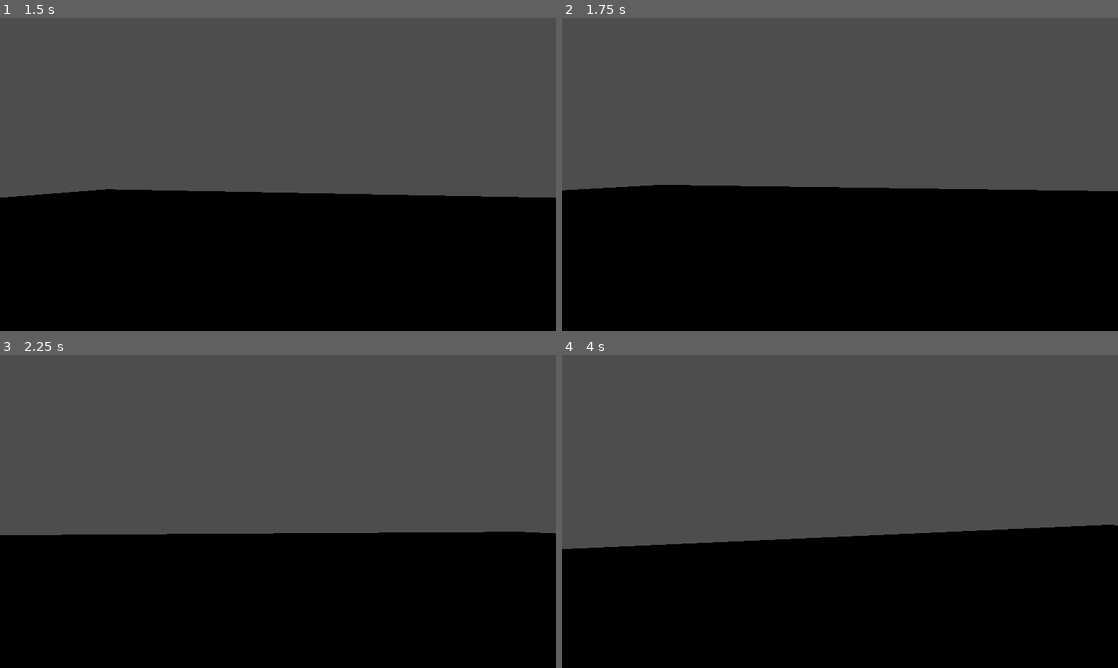
Above: before the commit, frames 1-4 (two rows, left to right).
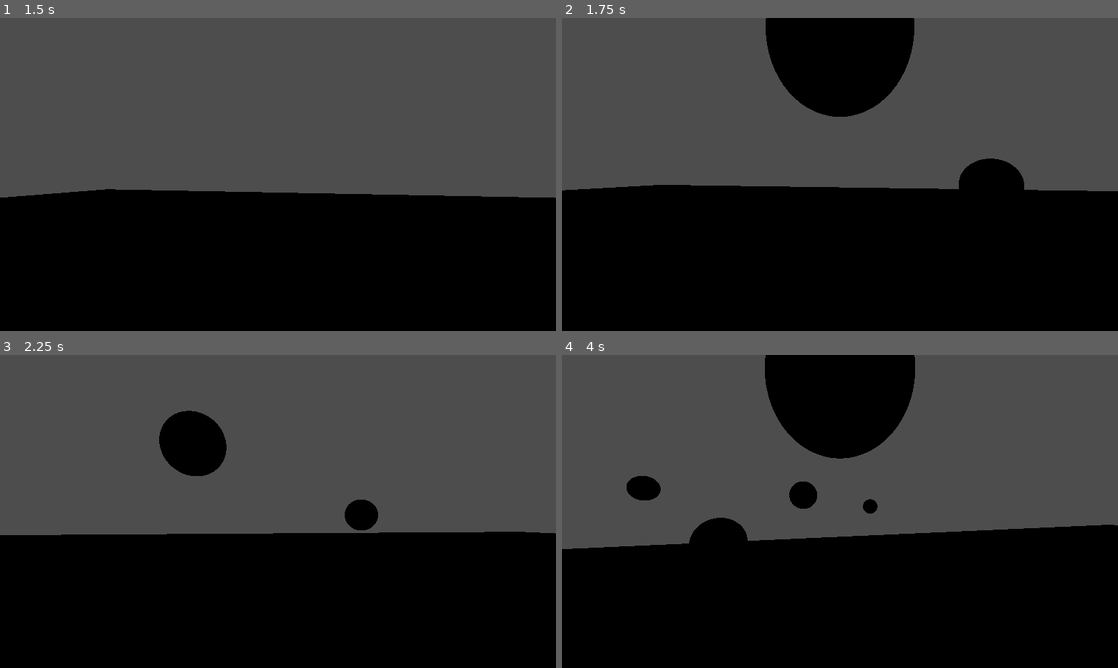
Above: after the commit, the same moments.

Repository: zetcipher/minijam_113_fusion
Game: Godot game, scene res://scenes/testmap.tscn
Two runs of this game, one before a commit and one after it. Both use one fixed random seed, a clock stepped at 60 frames per second and the inputs below.
Inputs (mouse positions are in pixels of both pictures, inside the frame that each line leads up to):
- Up to frame 1 (1.5 s): move the mouse to (305, 174) at 0.52 s; hold W (move_forward) from 0.53 s (still down); click (305, 174) at 0.6 s; tap Space (jump) at 0.77 s; move the mouse to (250, 174) at 1.27 s; click (250, 174) at 1.35 s
- Up to frame 2 (1.75 s): keep holding W (move_forward); tap Space (jump) at 1.52 s
- Up to frame 3 (2.25 s): keep holding W (move_forward); move the mouse to (289, 505) at 2.02 s; click (289, 505) at 2.1 s
- Up to frame 4 (4 s): keep holding W (move_forward); move the mouse to (834, 517) at 2.77 s; click (834, 517) at 2.85 s; tap Space (jump) at 3.02, 3.77 s; move the mouse to (878, 514) at 3.52 s; click (878, 514) at 3.6 s

Frame 1 is identical in both runs. In frame 2, 7.7% of the frame differs, in the area x 36-84%, y 0-55%; in frame 3, 2.4%; in frame 4, 8.7%, in the area x 11-64%, y 0-61%.

Commit message:
player can shoot basic projectiles

Diff:
--- /dev/null
+++ b/objects/basic_shot.gd
@@ -0,0 +1,28 @@
+extends Area3D
+
+var target_pos := Vector3.ZERO
+var speed := 10.0
+var acceleration := 0.0
+var grav_mult := 0.0
+var y_vel := 0.0
+var dir := Vector3.ZERO
+var time := 0.0
+
+# Called when the node enters the scene tree for the first time.
+func _ready():
+	dir = target_pos - position
+	dir = dir.normalized()
+
+
+# Called every frame. 'delta' is the elapsed time since the previous frame.
+func _physics_process(delta):
+	position += dir * speed * delta
+	y_vel -= gravity * grav_mult * delta
+	position.y += y_vel * delta
+
+	speed += acceleration * delta
+
+	if time > 10.0:
+		self.queue_free()
+	else:
+		time += delta
--- /dev/null
+++ b/objects/basic_shot.tscn
@@ -0,0 +1,16 @@
+[gd_scene load_steps=4 format=3 uid="uid://lqcptbkswqva"]
+
+[ext_resource type="Script" path="res://objects/basic_shot.gd" id="1_wdsr6"]
+
+[sub_resource type="SphereShape3D" id="SphereShape3D_k4oan"]
+
+[sub_resource type="SphereMesh" id="SphereMesh_rusff"]
+
+[node name="BasicShot" type="Area3D"]
+script = ExtResource("1_wdsr6")
+
+[node name="CollisionShape3D" type="CollisionShape3D" parent="."]
+shape = SubResource("SphereShape3D_k4oan")
+
+[node name="MeshInstance3D" type="MeshInstance3D" parent="."]
+mesh = SubResource("SphereMesh_rusff")
--- a/objects/player.gd
+++ b/objects/player.gd
@@ -6,7 +6,9 @@
 
 var cam_sens := Vector2(3,3)
 
-@onready var cam := $Camera3D as Camera3D
+var basic_shot := preload("res://objects/basic_shot.tscn")
+
+@onready var cam := $Head/Camera3D as Camera3D
 
 # Get the gravity from the project settings to be synced with RigidBody nodes.
 var gravity : float = ProjectSettings.get_setting("physics/3d/default_gravity")
@@ -15,6 +17,25 @@
 	Input.mouse_mode = Input.MOUSE_MODE_CAPTURED
 
 func _physics_process(delta):
+	movement(delta)
+	if Input.is_action_just_pressed("shoot"): shoot()
+
+	#print(Vector3(1,2,4).rotated(Vector3(0,1,0), cam.rotation.y))
+
+
+func shoot():
+	var shot := basic_shot.instantiate() as Area3D
+
+	shot.position = position + $Head.position
+	shot.look_at($Head/Camera3D/Target.position, Vector3.UP)
+	shot.target_pos = $Head/Camera3D/Target.global_position
+#	shot.rotation.x = self.rotation.x
+#	shot.rotation.y = cam.rotation.y
+
+	get_parent().add_child(shot)
+
+
+func movement(delta: float):
 	# Add the gravity.
 	if not is_on_floor():
 		velocity.y -= gravity * delta
--- a/objects/player.tscn
+++ b/objects/player.tscn
@@ -11,5 +11,10 @@
 transform = Transform3D(1, 0, 0, 0, 1, 0, 0, 0, 1, 0, 1, 0)
 shape = SubResource("CapsuleShape3D_7a1tt")
 
-[node name="Camera3D" type="Camera3D" parent="."]
+[node name="Head" type="Node3D" parent="."]
 transform = Transform3D(1, 0, 0, 0, 1, 0, 0, 0, 1, 0, 1.5, 0)
+
+[node name="Camera3D" type="Camera3D" parent="Head"]
+
+[node name="Target" type="Marker3D" parent="Head/Camera3D"]
+transform = Transform3D(1, 0, 0, 0, 1, 0, 0, 0, 1, 0, 0, -6)
